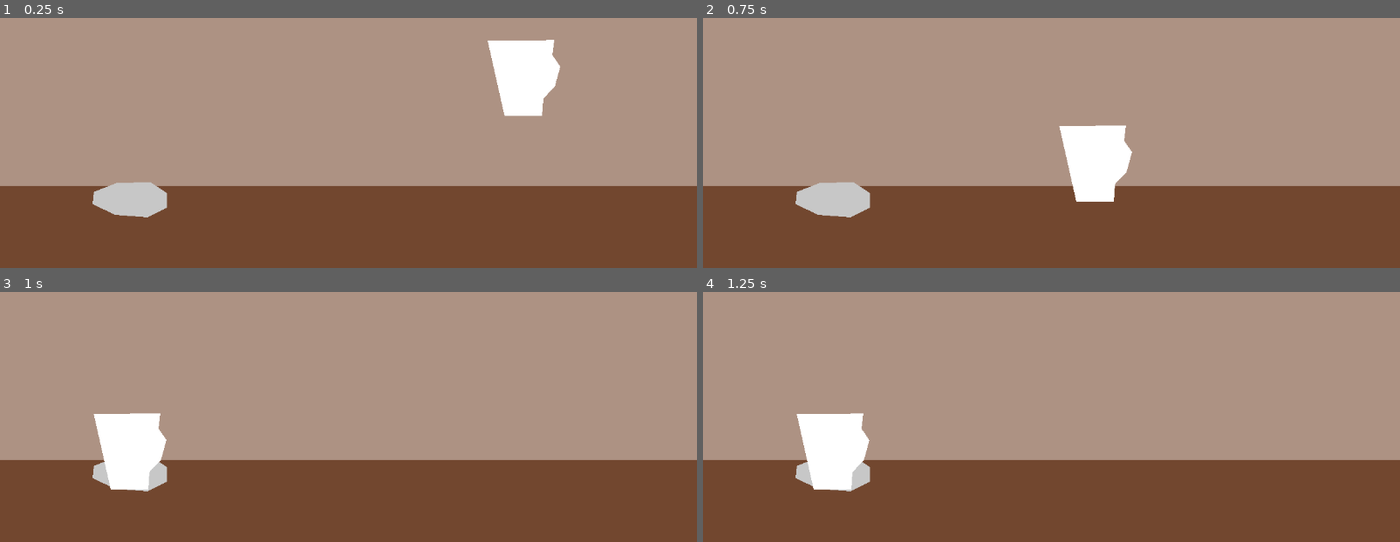
Above: before the commit, frames 1-4 (two rows, left to right).
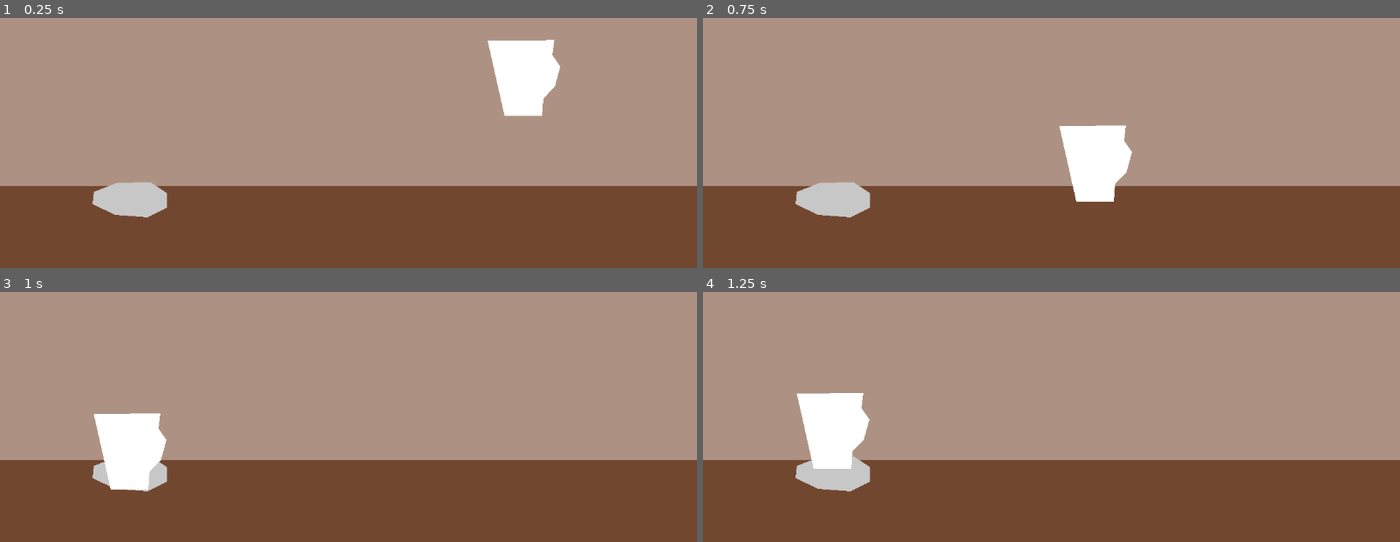
Above: after the commit, the same moments.

Repository: ltg7412/SpookyBarista
Game: Godot game, scene res://game.tscn
The game is run twice, just before and just after one commit, with the same random seed, the same clock (stepped at 60 frames per second) and the same inputs.
Inputs (mouse positions are in pixels of both pictures, inside the frame that each line leads up to):
- Up to frame 1 (0.25 s): no input
- Up to frame 2 (0.75 s): drag from (1232, 138) to (835, 158) at 0.52 s
- Up to frame 3 (1 s): no input
- Up to frame 4 (1.25 s): no input

Frames 1-3 are identical in both runs. In frame 4, 1.7% of the frame differs, in the area x 13-24%, y 40-80%.

Commit message:
tween pin

Diff:
--- a/Components/Tool/Tool.gd
+++ b/Components/Tool/Tool.gd
@@ -40,8 +40,10 @@
 		pin_to(pin_cushion)
 
 func pin_to(cushion: PinCushionComponent):
-	global_position = cushion.global_position #TWEEN THIS LATER
 	freeze = true
+	var tween = get_tree().create_tween()
+	tween.set_trans(Tween.TRANS_CUBIC)
+	tween.tween_property(self, "position", cushion.global_position, 0.1)
 
 func unpin():
 	freeze = false
Not shown, added: .gitignore
